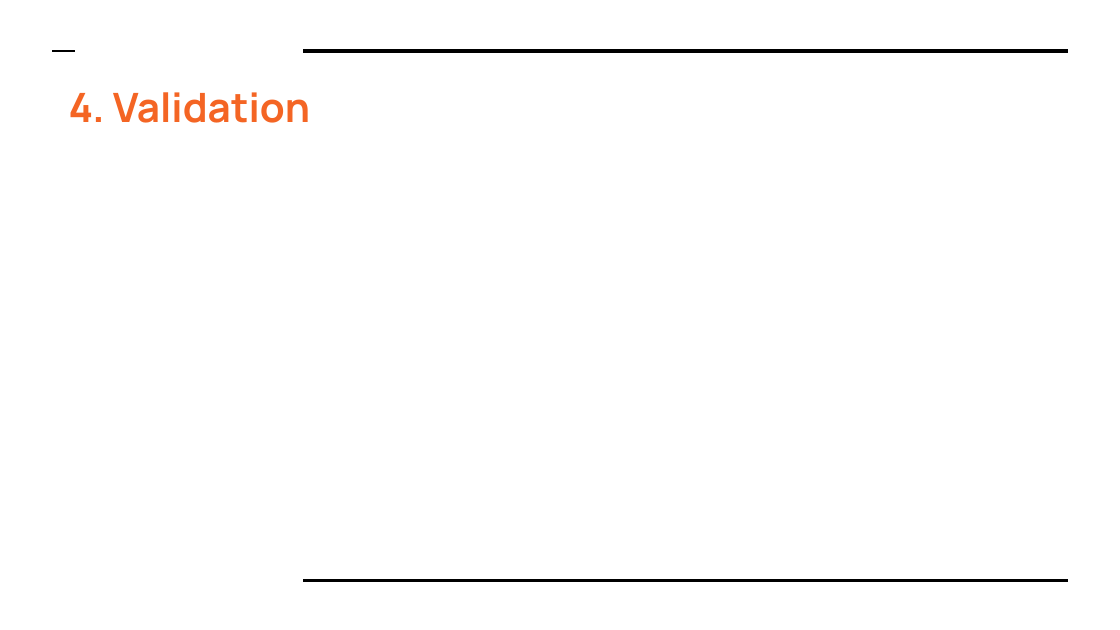
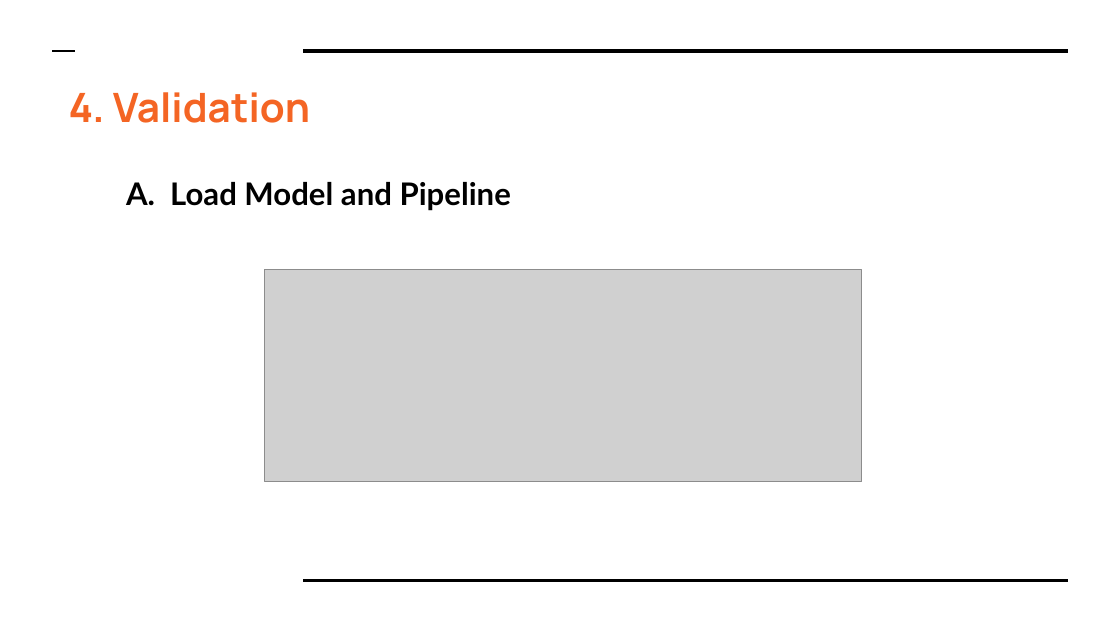
Before and after one commit to HoManLeung/Amazon-analysis, a slide deck: slide 20 of Final Project DS610.pptx (slide 16 before the commit). Drawn at 1120x630 pixels with LibreOffice and Linux fonts; fonts in the diff are those of the drawing; grey boxes stand for pictures. Boxes give left, top, right and bottom in pixels: in the first picture for what was removed or moved away, otherwise in the second. Text is boxed around its words. In the diff, an @@ line names an element or a change of style, - is before the commit and + after.

```diff
--- a/Final Project DS610.pptx
+++ b/Final Project DS610.pptx
@@ text added at (126, 182, 511, 211), 20 pt, text #000000, bold @@
+A. Load Model and Pipeline
@@ picture added at (264, 270, 861, 483) @@
```
Also in this commit, not shown: 5 other slides changed, 7 slides added, 1 slide removed.
